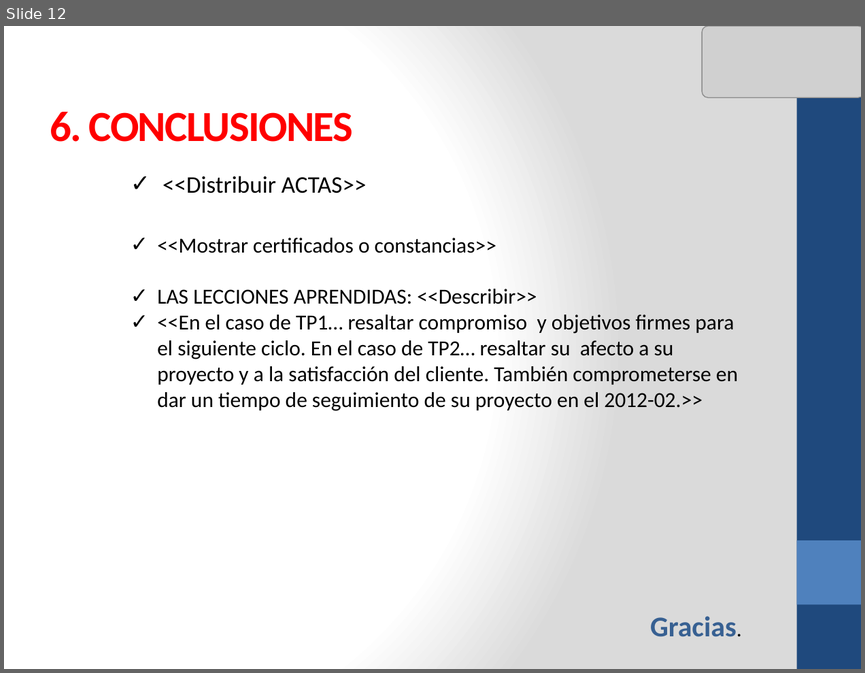
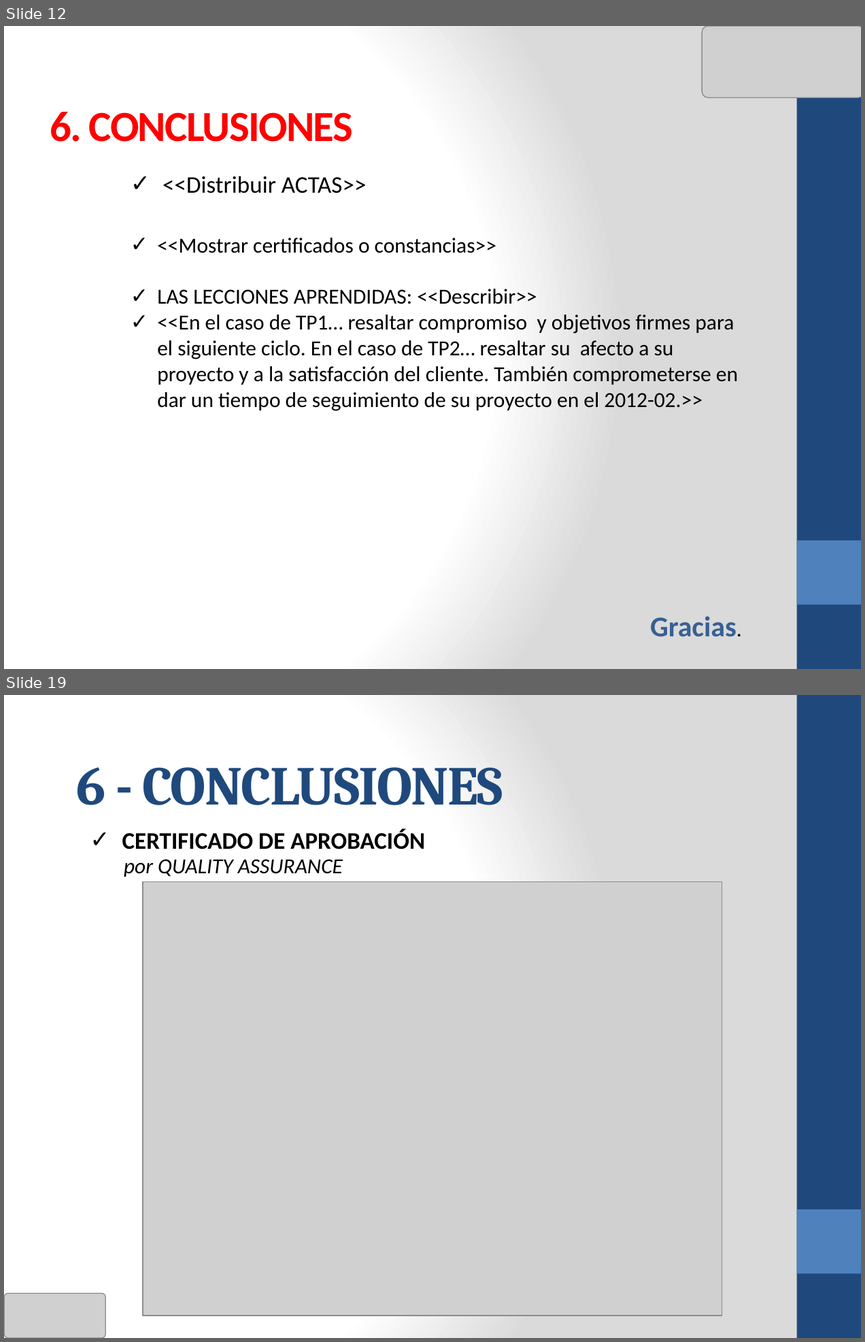
Before and after one commit to cms/proyecto-fya, a slide deck: Presentacion Final Ciclo 2011-02/ANOCFAP-[Presentación Final v1.0].pptx. Shown one above the other, each under a label of ours: slide 12 before the commit, slides 12 and 19 after it; the slides between them are not shown. The pictures are 865x673 and 865x1342 pixels, drawn with LibreOffice and Linux fonts; fonts in the diff are those of the drawing; grey boxes stand for pictures. Boxes give left, top, right and bottom in pixels: in the first picture for what was removed or moved away, otherwise in the second. Text is boxed around its words. In the diff, an @@ line names an element or a change of style, - is before the commit and + after.

```diff
--- a/Presentacion Final Ciclo 2011-02/ANOCFAP-[Presentación Final v1.0].pptx
+++ b/Presentacion Final Ciclo 2011-02/ANOCFAP-[Presentación Final v1.0].pptx
@@ slide 19 added at bbox=[4, 695, 861, 1338], background gradient #FFFFFF to #DADADA; not listed: 2 template elements that a slide beside it also shows @@
@@ title added at bbox=[77, 767, 503, 805], 46 pt, text #1F497D, bold @@
+6 - CONCLUSIONES
@@ text added at bbox=[122, 829, 425, 849], 20 pt, text #000000, bold @@
+✓ CERTIFICADO DE APROBACIÓN
@@ text added at bbox=[124, 859, 343, 877], 18 pt, text #000000, italic @@
+por QUALITY ASSURANCE
@@ picture added at bbox=[143, 882, 722, 1315] @@
@@ picture added at bbox=[4, 1293, 105, 1338] @@
```
Also in this commit, not shown: 2 slides changed, 7 other slides added.
